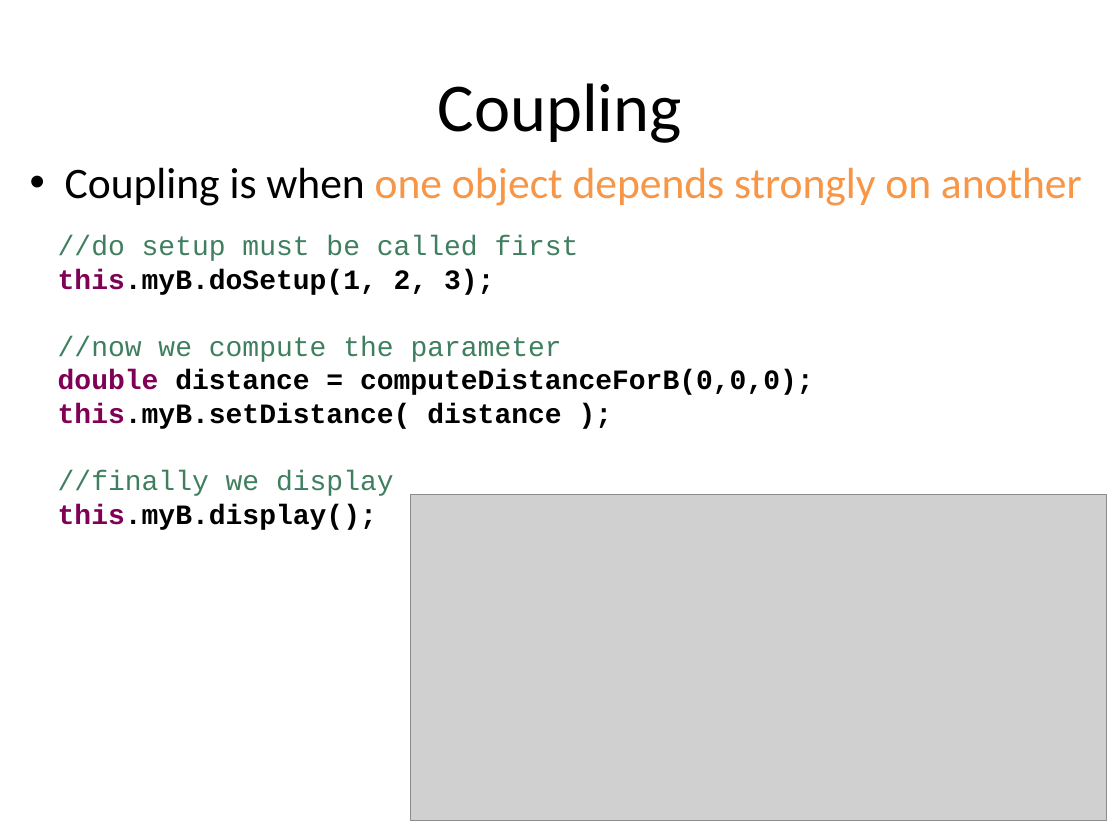
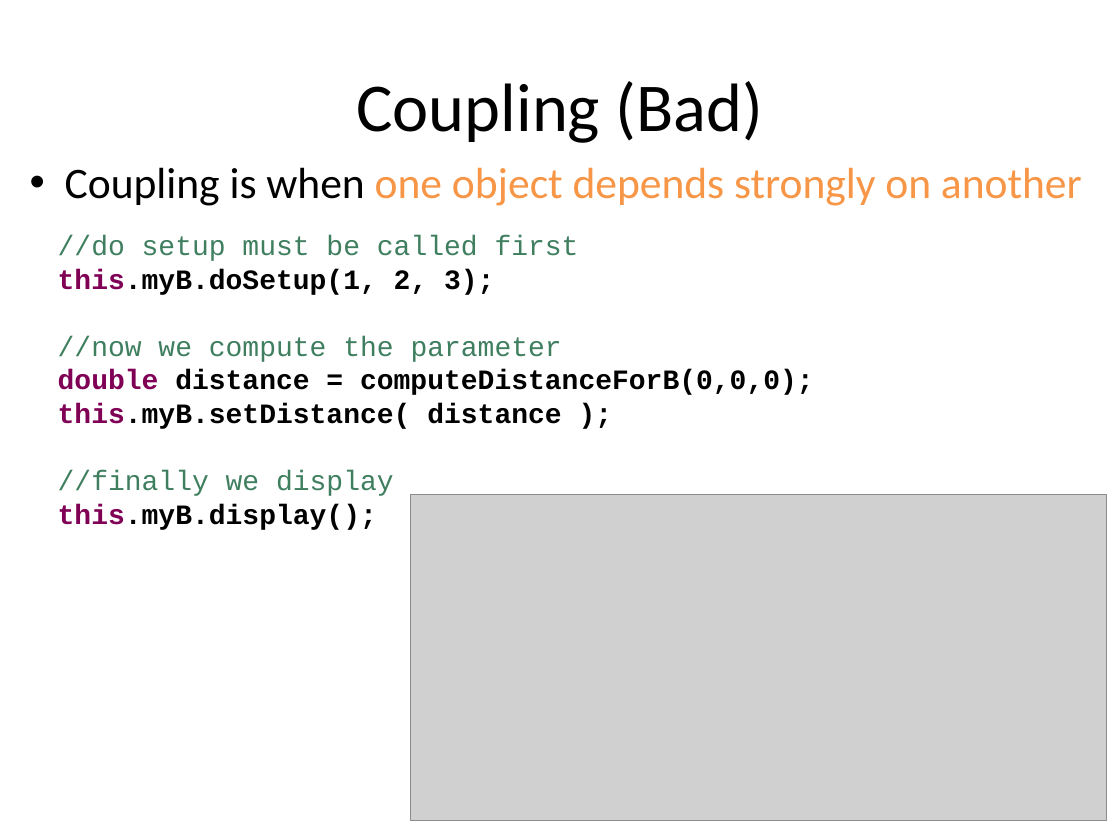
Before and after one commit to RHIT-CSSE/csse220, a slide deck: slide 8 of ClassMaterials/CohesionAndCoupling/Slides/Part4-OOD-DP4-CouplingCohesion.pptx. Drawn at 1120x840 pixels with LibreOffice and Linux fonts; fonts in the diff are those of the drawing; grey boxes stand for pictures. Boxes give left, top, right and bottom in pixels: in the first picture for what was removed or moved away, otherwise in the second. Text is boxed around its words. In the diff, an @@ line names an element or a change of style, - is before the commit and + after.

```diff
--- a/ClassMaterials/CohesionAndCoupling/Slides/Part4-OOD-DP4-CouplingCohesion.pptx
+++ b/ClassMaterials/CohesionAndCoupling/Slides/Part4-OOD-DP4-CouplingCohesion.pptx
@@ title at (356, 81, 763, 143): text changed @@
-Coupling
+Coupling (Bad)
```
Also in this commit, not shown: 4 other slides changed, 1 other file.
